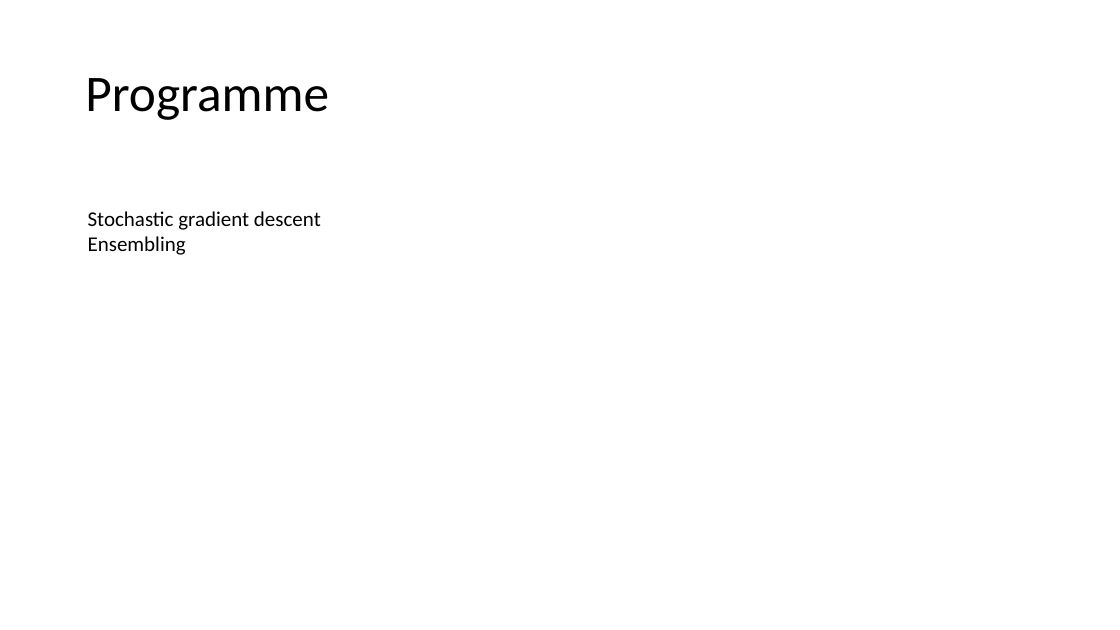
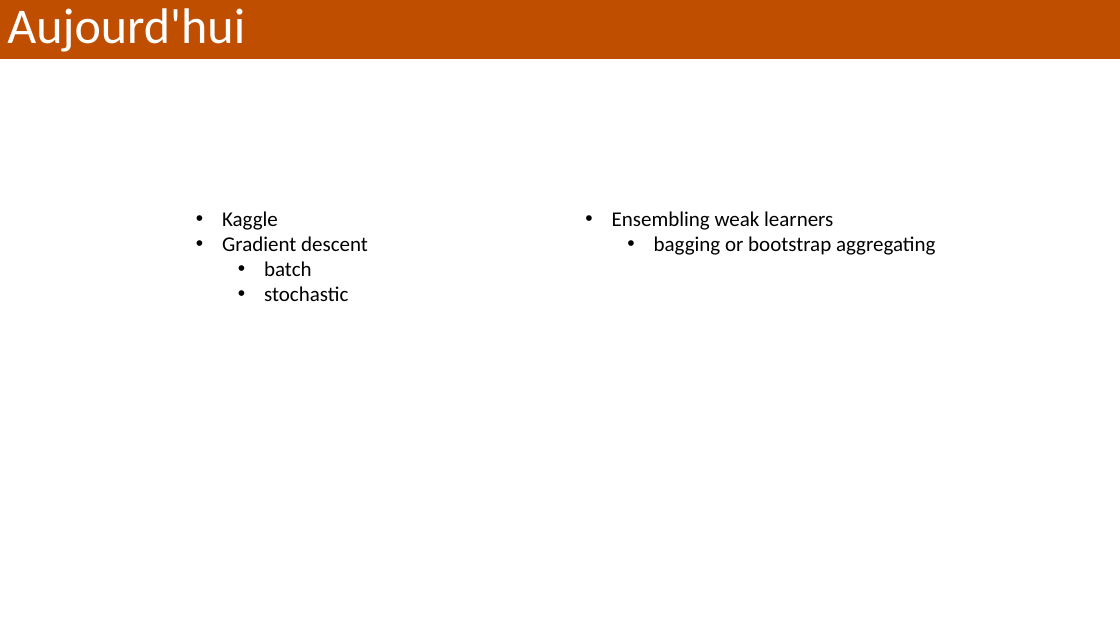
Before and after one commit to alexisperrier/XEmines_DataScience_2020, a slide deck: slide 2 of slides/XEM20_S1D6_sgd_ensembling.pptx. Drawn at 1120x630 pixels with LibreOffice and Linux fonts; fonts in the diff are those of the drawing. Boxes give left, top, right and bottom in pixels: in the first picture for what was removed or moved away, otherwise in the second. Text is boxed around its words. In the diff, an @@ line names an element or a change of style, - is before the commit and + after.

```diff
--- a/slides/XEM20_S1D6_sgd_ensembling.pptx
+++ b/slides/XEM20_S1D6_sgd_ensembling.pptx
@@ rectangle added at (0, 0, 1120, 59), fill #C04E00, 42.9 pt, text #FFFFFF @@
+Aujourd'hui
@@ title removed at (85, 78, 329, 120) @@
-Programme
@@ text at (222, 211, 368, 301): text changed @@
-Stochastic gradient descent
-Ensembling
+• Kaggle
+• Gradient descent
+  • batch
+  • stochastic
@@ text added at (612, 211, 935, 255), 18 pt, text #000000 @@
+• Ensembling weak learners
+  • bagging or bootstrap aggregating
```
Also in this commit, not shown: 5 other slides changed, 11 other files.
